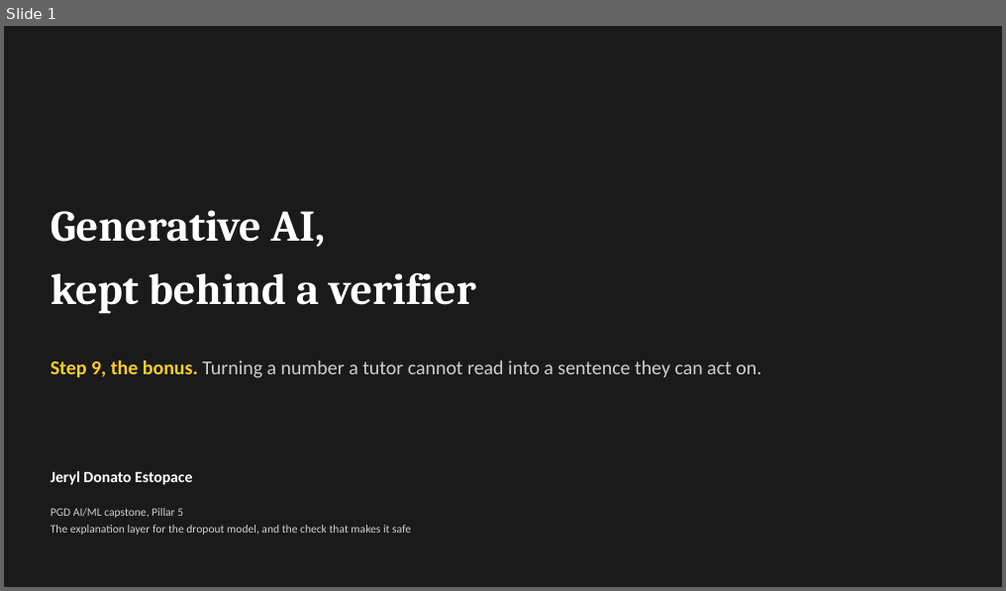
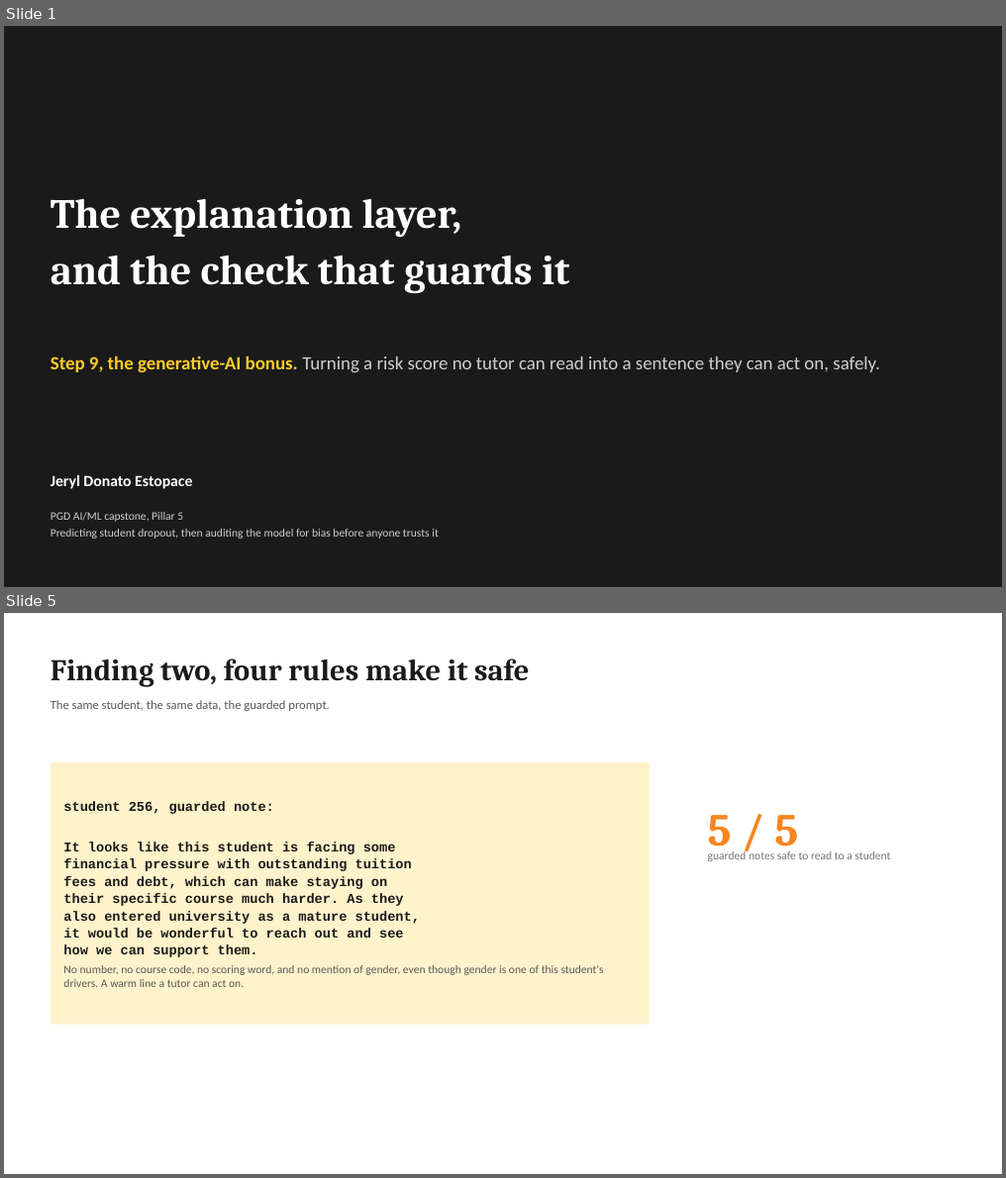
Before and after one commit to jeryldev/pgdaiml-capstone, a slide deck: presentations/genai_bonus.pptx. Shown one above the other, each under a label of ours: slide 1 before the commit, slides 1 and 5 after it; the slides between them are not shown. The pictures are 1006x591 and 1006x1178 pixels, drawn with LibreOffice and Linux fonts; fonts in the diff are those of the drawing. Boxes give left, top, right and bottom in pixels: in the first picture for what was removed or moved away, otherwise in the second. Text is boxed around its words. In the diff, an @@ line names an element or a change of style, - is before the commit and + after.

Commit message:
feat: rebuild genai bonus deck

```diff
--- a/presentations/genai_bonus.pptx
+++ b/presentations/genai_bonus.pptx
@@ slide 5 added at <box>4,613,1002,1174</box>, background #FFFFFF @@
@@ text added at <box>51,659,529,687</box>, 29 pt, text #1A1A1A, bold @@
+Finding two, four rules make it safe
@@ text added at <box>51,700,329,711</box>, 12 pt, text #595959 @@
+The same student, the same data, the guarded prompt.
@@ rectangle added at <box>51,762,649,1025</box>, fill #FFF3CC, 13 pt, text #1A1A1A, bold @@
+student 256, guarded note:
+It looks like this student is facing some
+financial pressure with outstanding tuition
+fees and debt, which can make staying on
+their specific course much harder. As they
+also entered university as a mature student,
+it would be wonderful to reach out and see
+how we can support them.
+No number, no course code, no scoring word, and no mention of gender, even though gender is one of this student's drivers. A warm line a tutor can act on.
@@ text added at <box>708,815,798,856</box>, 44 pt, text #F6861F, bold @@
+5 / 5
@@ text added at <box>708,851,891,861</box>, 11 pt, text #767676 @@
+guarded notes safe to read to a student
@@ slide 1 changed as well @@
@@ text at <box>51,198,569,294</box>: text changed; size 42 to 40 pt @@
-Generative AI,
-kept behind a verifier
+The explanation layer,
+and the check that guards it
@@ text at <box>51,356,879,373</box>: text changed; size 19 to 18 pt @@
-Step 9, the bonus. Turning a number a tutor cannot read into a sentence they can act on.
+Step 9, the generative-AI bonus. Turning a risk score no tutor can read into a sentence they can act on, safely.
@@ text "Jeryl Donato Estopace": place and size @@
-text "Jeryl Donato Estopace" at <box>51,472,192,485</box>
+text "Jeryl Donato Estopace" at <box>51,475,192,489</box>
@@ text at <box>51,529,439,539</box>: text changed @@
-The explanation layer for the dropout model, and the check that makes it safe
+Predicting student dropout, then auditing the model for bias before anyone trusts it
```
Also in this commit, not shown: 1 other slide changed, 5 other slides added, 4 slides removed, 5 other files.
